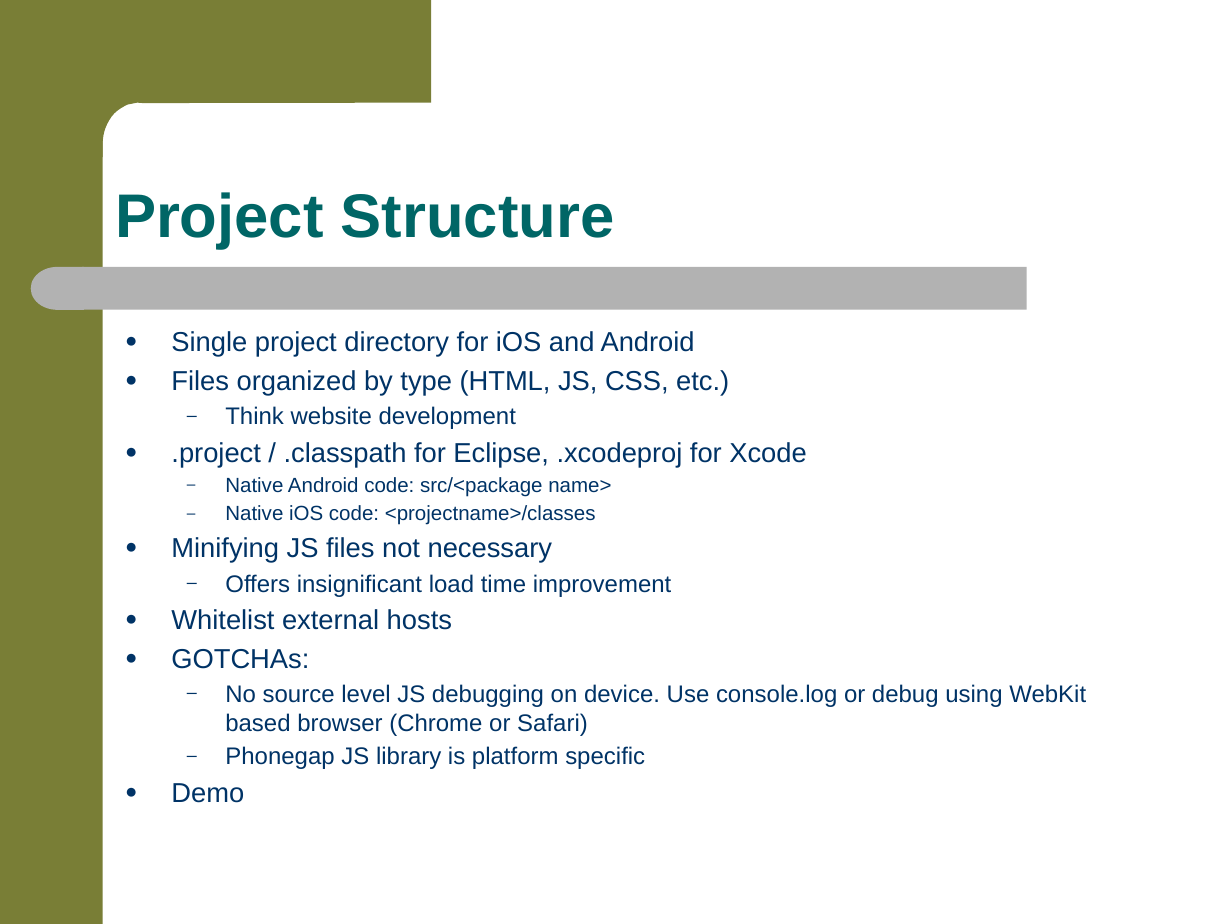
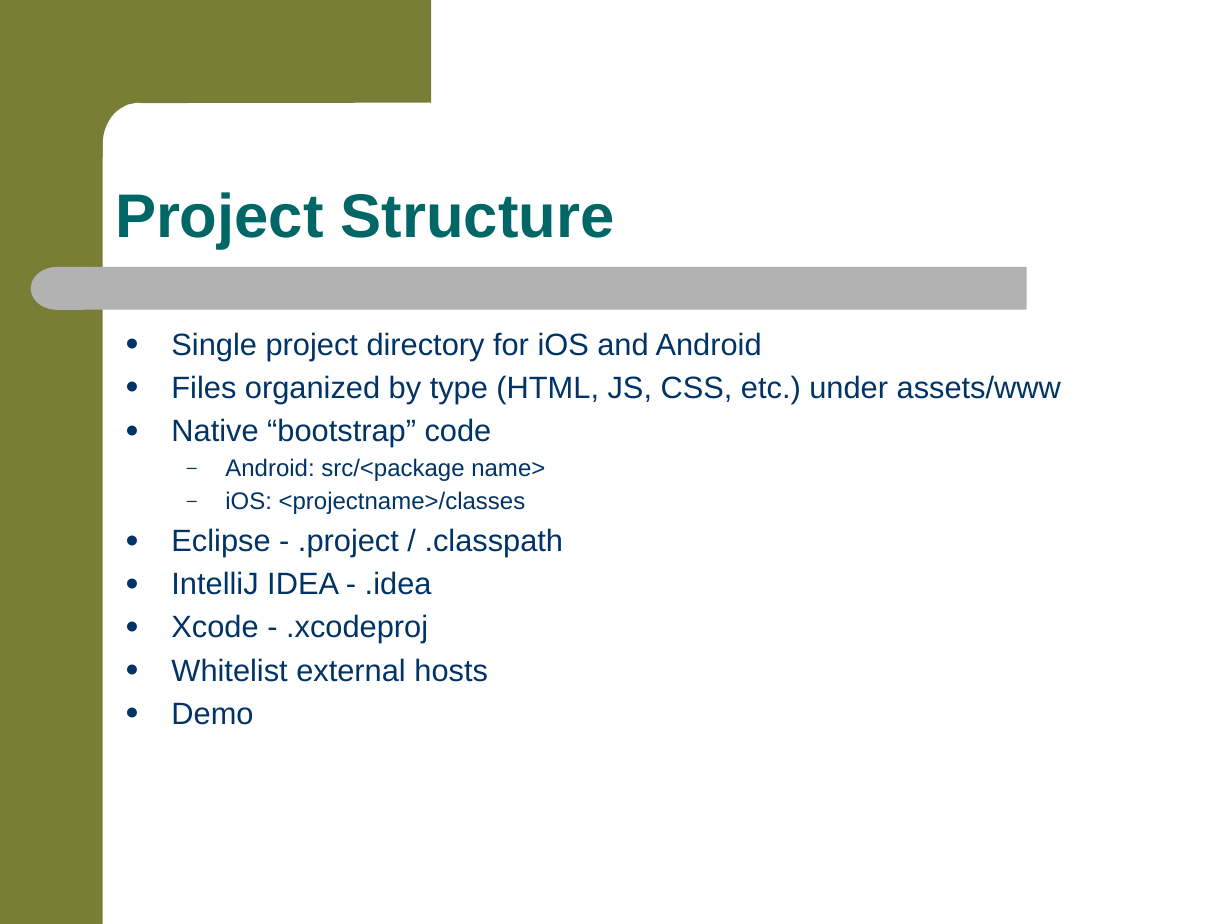
Before and after one commit to jkwuc89/RealPhonegapApp, a slide deck: slide 8 of RealWorldMobileAppDevelopment.pptx (slide 7 before the commit). Drawn at 1232x924 pixels with LibreOffice and Linux fonts; fonts in the diff are those of the drawing; background and template pictures are left out. Boxes give left, top, right and bottom in pixels: in the first picture for what was removed or moved away, otherwise in the second. Text is boxed around its words. In the diff, an @@ line names an element or a change of style, - is before the commit and + after.

```diff
--- a/RealWorldMobileAppDevelopment.pptx
+++ b/RealWorldMobileAppDevelopment.pptx
@@ text at (x1=171, y1=332, x2=762, y2=725): size 16 to 18 pt in "Single project directory for iOS and Android", "Whitelist external hosts", "Demo" @@
@@ text at (x1=171, y1=375, x2=1061, y2=643): text changed; size 16 to 18 pt @@
-● Files organized by type (HTML, JS, CSS, etc.)
-  – Think website development
-● .project / .classpath for Eclipse, .xcodeproj for Xcode
-  – Native Android code: src/<package name>
-  – Native iOS code: <projectname>/classes
-● Minifying JS files not necessary
-  – Offers insignificant load time improvement
+● Files organized by type (HTML, JS, CSS, etc.) under assets/www
+● Native “bootstrap” code
+  – Android: src/<package name>
+  – iOS: <projectname>/classes
+● Eclipse - .project / .classpath
+● IntelliJ IDEA - .idea
+● Xcode - .xcodeproj
@@ text at (x1=225, y1=684, x2=1086, y2=769): paragraphs removed @@
-● GOTCHAs:
-  – No source level JS debugging on device. Use console.log or debug using WebKit based browser (Chrome or Safari)
-  – Phonegap JS library is platform specific
```
Also in this commit, not shown: 11 other slides changed, 4 slides added.
